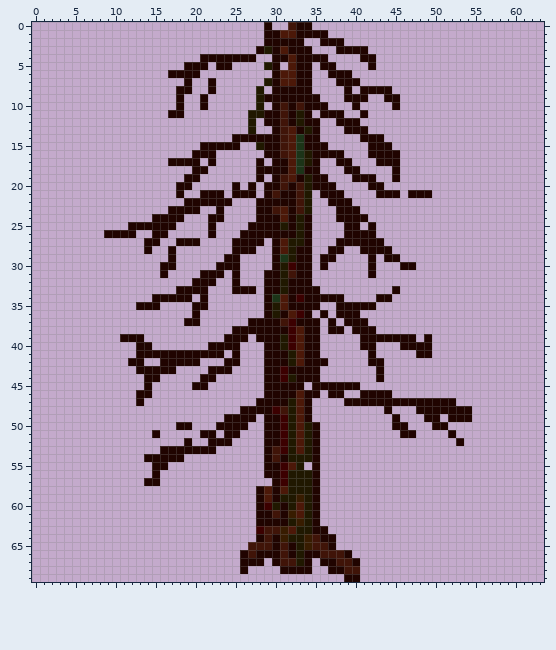
Sprite sheet -- industries/logging-area/6.png. Above is the file before it was changed.
The file is 64x70 pixels. Colours within 5 levels of each other are drawn and written as one.
And afterwards:
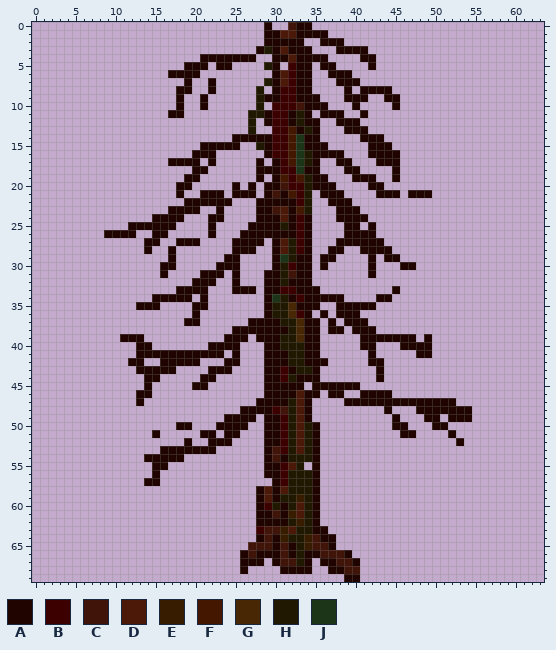
Palette (. is transparent): A #200400  B #3c0000  C #401408  D #4c1808  E #381c00  F #441800  G #482804  H #201800  J #1c3418
The author wrote: modified(industry): Logging Area Co-authored-by: TrueGRF <truegrf@truebrain.nl>
Changes in this commit:
@@ x 28..35 @@
  4 ..AADAAA
- 5 .HA.DAA.
- 6 ..ADDAA.
- 7 .HADDAA.
- 8 H.AAAAA.
- 9 HAAAAAAA
-10 H.ACACAA
-11 HAACAHA.
-12 .AACAHAA
-13 ..ACDAHA
-14 AAACDJAA
-15 HAACDJAA
-16 .AACDJHA
-17 A.AADJHA
-18 AAAADJAA
-19 A.ACDAHA
-20 .AACACHA
-21 .ACAACH.
-22 AAAAACH.
-23 AACDACH.
-24 AAADAHA.
-25 AAAHAHA.
-26 AAAAAHA.
-27 A.ADHHA.
-28 ..ADHAA.
+ 5 .HA.BAA.
+ 6 ..ADBAA.
+ 7 .HADBAA.
+ 8 H.ABBAA.
+ 9 HAABBAAA
+10 H.BBBCAA
+11 HABBAHA.
+12 .ABBAHAA
+13 ..BBFAHA
+14 AABBFJAA
+15 HABBFJAA
+16 .ABBFJHA
+17 A.ABFJHA
+18 AAABBJAA
+19 A.AFBFHA
+20 .AACBBHA
+21 .ACAFBH.
+22 AAAAABH.
+23 AACDAFH.
+24 AAADABA.
+25 AAAHABA.
+26 AAAAABA.
+27 A.ADHBA.
+28 ..ADHBA.
 29 ..AJHAA.
@@ x 29..36 @@
 32 AAHAAA..
-33 AAHAAAA.
-34 AJDABAAA
-35 AHDAAAA.
-36 AHADBA.A
-37 AACBAAA.
-38 AAABDAA.
-39 AAHBDAA.
-40 AAHBDAA.
-41 AAAHDAA.
-42 AAAHDAAA
-43 AABAAAA.
+33 AABBAAA.
+34 AJHABAAA
+35 AHHGAAA.
+36 AHHGBA.A
+37 AAHHGAA.
+38 AAAHGAA.
+39 AAHHGAA.
+40 AAHHHAA.
+41 AAAHHAA.
+42 AAAHHAAA
+43 AABAHHA.
 44 AABHAAA.
